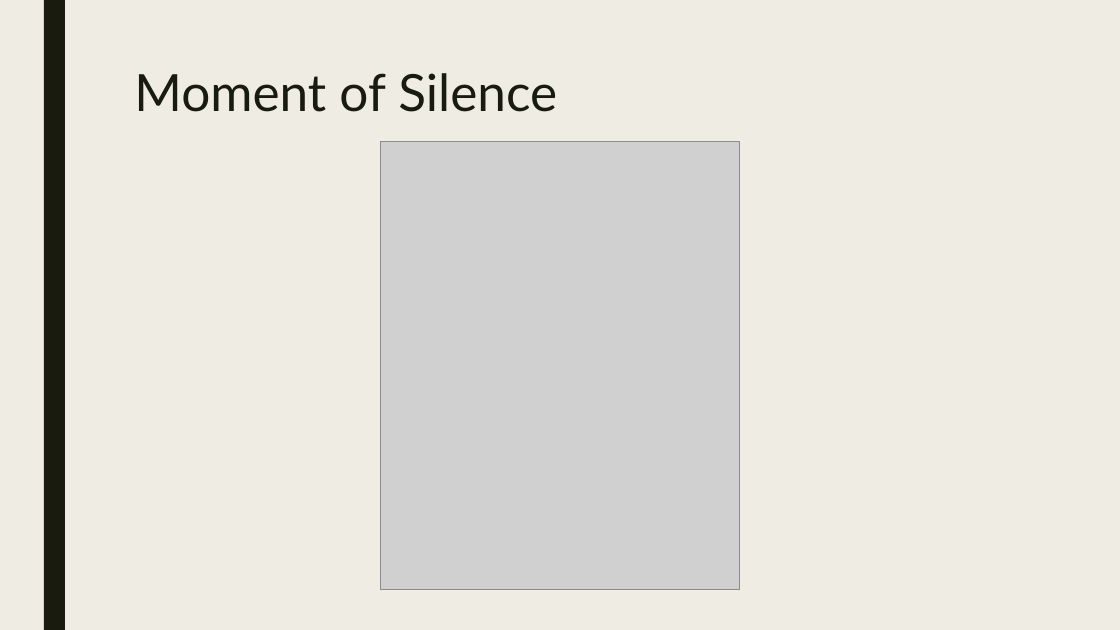
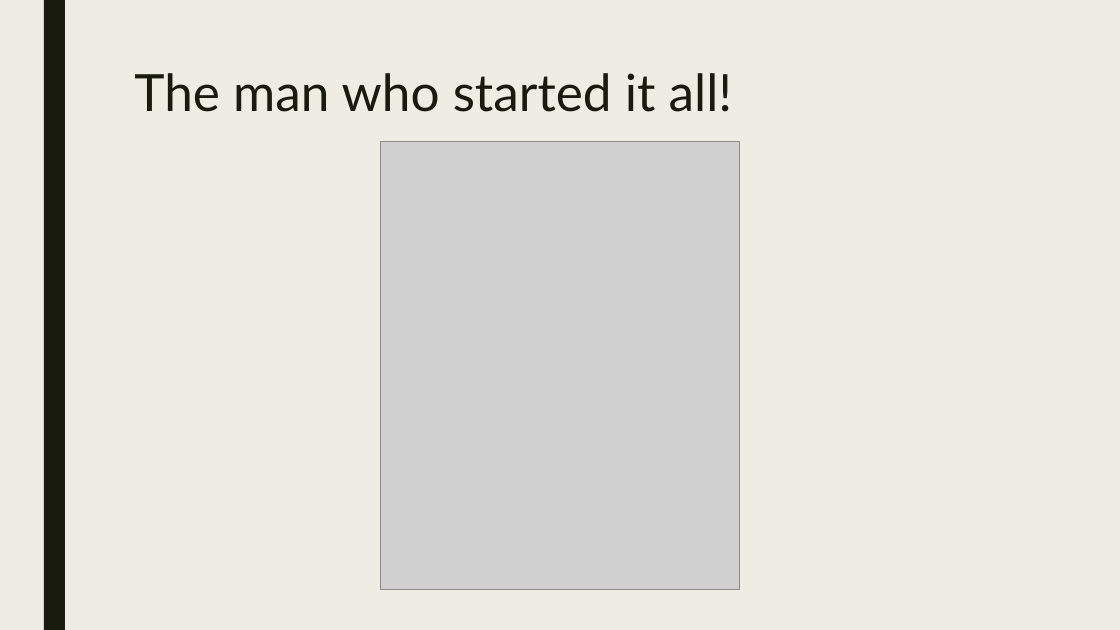
Before and after one commit to jtann5/HTMX, a slide deck: slide 2 of Presentation/HTMX.pptx. Drawn at 1120x630 pixels with LibreOffice and Linux fonts; fonts in the diff are those of the drawing; grey boxes stand for pictures. Boxes give left, top, right and bottom in pixels: in the first picture for what was removed or moved away, otherwise in the second. Text is boxed around its words. In the diff, an @@ line names an element or a change of style, - is before the commit and + after.

```diff
--- a/Presentation/HTMX.pptx
+++ b/Presentation/HTMX.pptx
@@ title at bbox=[134, 73, 733, 112]: text changed @@
-Moment of Silence
+The man who started it all!
```
